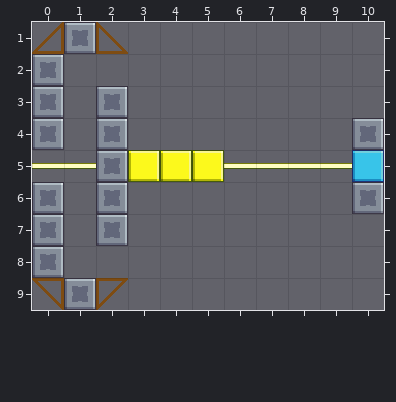
Two states of a Tiled map (JSON), Assets/Level_Editor/TileMap/Path_82.tmj. Above: the version before the commit.
Cells are 32x32 px. Shown: x 0..10, y 1..9.
New version:
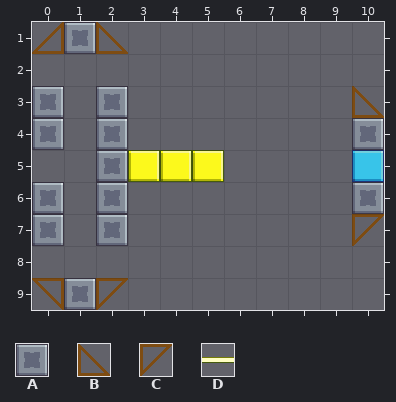
Key: from "tileSet": A 33 "wall", B 107 "bridge", C 117 "bridge", D 211 "cable_wire".
_ is an empty cell.
Tiles replaced or removed in this view: A, D.
Changes in this commit:
Changed rows in their new state; . is an unchanged cell.
Layer "Overlap":
first column x 0:
 5 __....____
Layer "Blocks":
first column x 0:
 2 _..........
 3 ..........B
first column x 0:
 7 ..........C
 8 _..........
